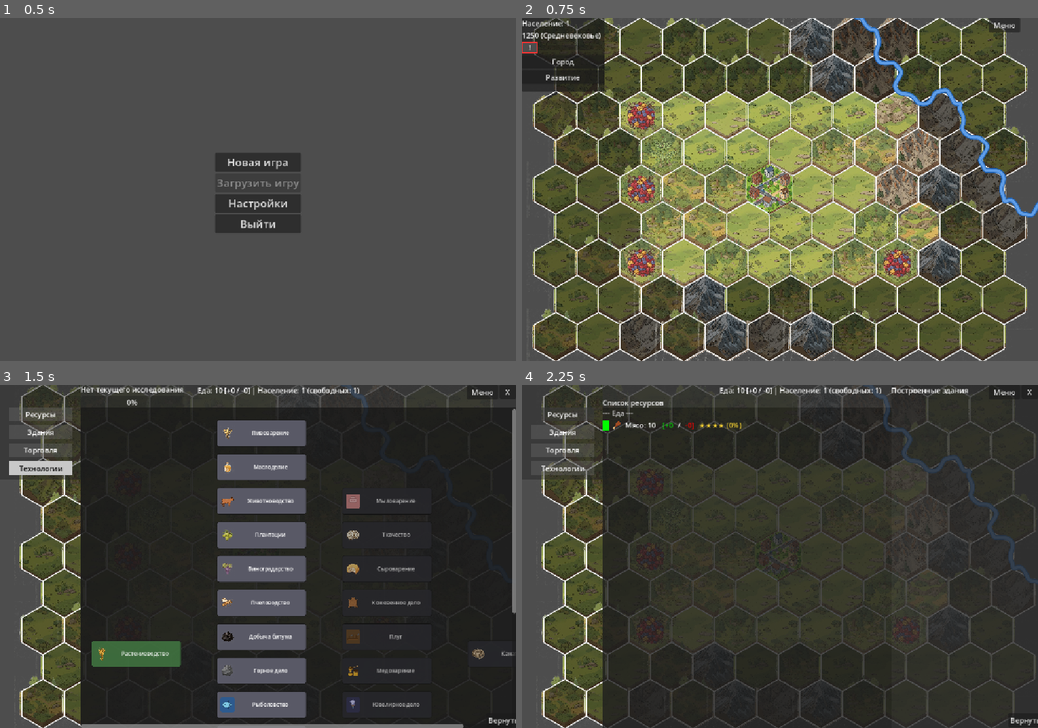
Above: before the commit, frames 1-4 (two rows, left to right).
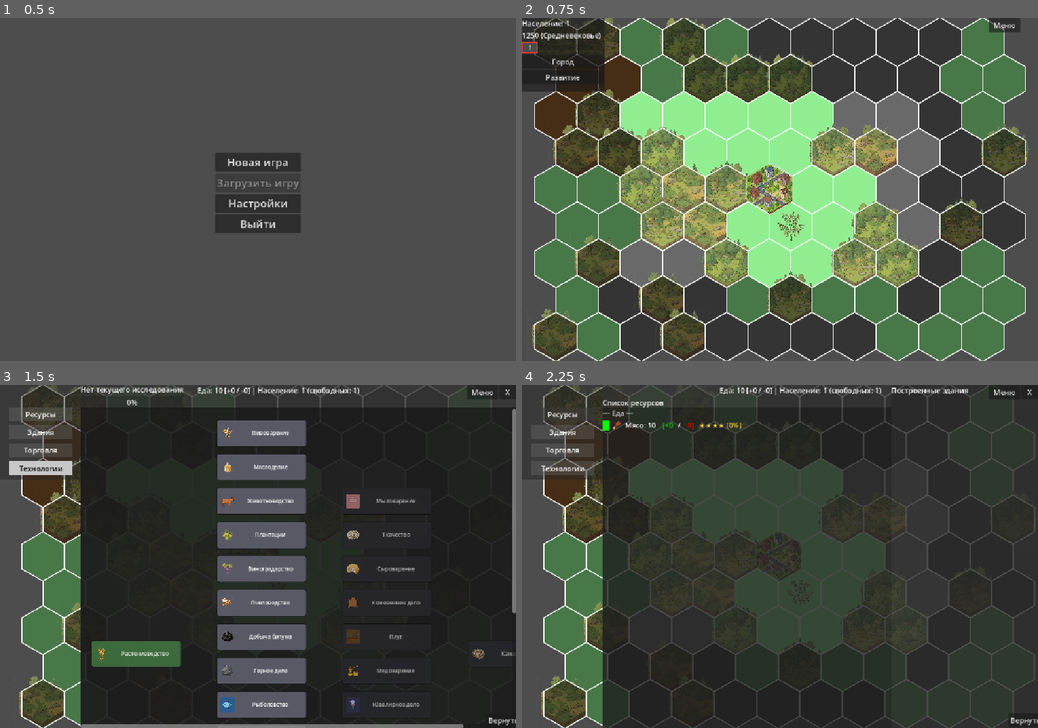
Above: after the commit, the same moments.

Repository: Night-Pryanik/The-City
Game: Godot game, scene res://scenes/main_menu.tscn
Same seed, same stepped clock (60 frames per second), same inputs: the game is played once before the commit and once after it.
Inputs (mouse positions are in pixels of both pictures, inside the frame that each line leads up to):
- Up to frame 1 (0.5 s): no input
- Up to frame 2 (0.75 s): click "Новая игра" at 0.5 s
- Up to frame 3 (1.5 s): click (10, 415) at 1.25 s
- Up to frame 4 (2.25 s): click "Ресурсы" at 2 s

Frame 1 is identical in both runs. In frame 2, 51% of the frame differs, in the area x 2-100%, y 0-100%; in frame 3, 4.2%; in frame 4, 6.3%.
Error after the commit: Invalid call to function 'place_wild_food' in base 'Node (map_generator.gd)'. Expected 7 argument(s). (res://scripts/main_map.gd:370)

Commit message:
JFA (улучшенный Вороной) и мультииндекс свободных гексов
Также ограничение спавна дикоросов и гарантированного стартового растения областью стартового Кольца.

Diff:
--- a/scripts/map_generator.gd
+++ b/scripts/map_generator.gd
@@ -53,16 +53,13 @@
             var c = randi() % cols
             centers.append({"r": r, "c": c, "terrain": terrain_id})
 
+    # Jump Flood Algorithm (JFA): строим диаграмму Вороного за O(n log n)
+    # вместо наивного O(n * centers). Для карты 200x200 это ~2.5 млн операций
+    # вместо ~73 млн, что ускоряет генерацию рельефа в десятки раз.
+    var voronoi = _jump_flood_voronoi(rows, cols, centers)
     for row in range(rows):
         for col in range(cols):
-            var min_dist = 999999
-            var nearest = "plain"
-            for center in centers:
-                var d = HexUtils.hex_distance(row, col, center.r, center.c)
-                if d < min_dist:
-                    min_dist = d
-                    nearest = center.terrain
-            tile_data[row][col]["terrain"] = nearest
+            tile_data[row][col]["terrain"] = voronoi[row][col]
 
     # --- Покров (cover): генерируем ПОСЛЕ рельефа, с учётом terrain ---
     # Вероятности покрова для каждого типа местности заданы в terrains.json
@@ -72,13 +69,18 @@
             var terrain_id = tile_data[row][col]["terrain"]
             tile_data[row][col]["cover"] = _roll_cover(terrain_id)
 
+    # Мультииндекс свободных гексов по (terrain, cover) — для быстрого
+    # размещения ресурсов без полного сканирования карты на каждый ресурс.
+    # Строится ОДИН раз и обновляется по мере занятия гексов ресурсами.
+    var hex_index = _build_hex_index(tile_data, rows, cols, city_row, city_col)
+
     # --- Животные ---
     var animal_resources = {}
     for rid in raw_res.keys():
         var r = raw_res[rid]
         if r.get("category", "") == "animals":
             animal_resources[rid] = r
-    _place_resources(tile_data, animal_resources, rows, cols, city_row, city_col)
+    _place_resources(tile_data, animal_resources, rows, cols, city_row, city_col, hex_index)
 
     # --- Растения ---
     var plant_resources = {}
@@ -86,7 +88,7 @@
         var r = raw_res[rid]
         if r.get("category", "") == "plants":
             plant_resources[rid] = r
-    _place_resources(tile_data, plant_resources, rows, cols, city_row, city_col)
+    _place_resources(tile_data, plant_resources, rows, cols, city_row, city_col, hex_index)
 
     # --- Минералы ---
     var mineral_resources = {}
@@ -94,13 +96,142 @@
         var r = raw_res[rid]
         if r.get("category", "") == "minerals":
             mineral_resources[rid] = r
-    _place_resources(tile_data, mineral_resources, rows, cols, city_row, city_col)
+    _place_resources(tile_data, mineral_resources, rows, cols, city_row, city_col, hex_index)
 
     # --- Ресурсы, открываемые технологиями (НЕ генерируются здесь) ---
     # Они спавнятся динамически после изучения соответствующей технологии
     # (см. CityData.spawn_resource_on_tech_research).
 
     return tile_data
+
+# Jump Flood Algorithm (JFA) для построения диаграммы Вороного на
+# гексагональной сетке (odd-r). Сложность O(rows * cols * log2(max(rows, cols)))
+# вместо наивного O(rows * cols * centers.size()).
+# Возвращает 2D-массив terrain_id для каждой клетки.
+func _jump_flood_voronoi(rows: int, cols: int, centers: Array) -> Array:
+    # Сетка индексов ближайших центров (-1 = пусто).
+    var grid = []
+    for r in range(rows):
+        var row_arr = []
+        row_arr.resize(cols)
+        row_arr.fill(-1)
+        grid.append(row_arr)
+
+    # Предвычисляем q-координаты центров (для быстрого hex_distance).
+    var center_q = []
+    for ci in range(centers.size()):
+        var center = centers[ci]
+        center_q.append(center.c - ((center.r - (center.r & 1)) >> 1))
+
+    # Размещаем центры в сетке.
+    for ci in range(centers.size()):
+        var center = centers[ci]
+        grid[center.r][center.c] = ci
+
+    # Начальный шаг: наибольшая степень двойки, не превосходящая max(rows, cols).
+    var max_dim = maxi(rows, cols)
+    var step = 1
+    while step * 2 <= max_dim:
+        step *= 2
+
+    # 8 направлений JFA (прямоугольный шаблон).
+    var dirs = [
+        Vector2i(-1, -1), Vector2i(-1, 0), Vector2i(-1, 1),
+        Vector2i(0, -1), Vector2i(0, 1),
+        Vector2i(1, -1), Vector2i(1, 0), Vector2i(1, 1)
+    ]
+
+    # Двойная буферизация (ping-pong), чтобы информация распространялась
+    # ровно на один "прыжок" за итерацию.
+    var read_grid = grid
+    var write_grid = []
+    for r in range(rows):
+        var row_arr = []
+        row_arr.resize(cols)
+        row_arr.fill(-1)
+        write_grid.append(row_arr)
+
+    while step >= 1:
+        for r in range(rows):
+            var q_base = (r - (r & 1)) >> 1
+            for c in range(cols):
+                var q = c - q_base
+                var best_ci = read_grid[r][c]
+                var best_dist = INF
+                if best_ci >= 0:
+                    var cr = centers[best_ci].r
+                    var cq = center_q[best_ci]
+                    best_dist = (abs(q - cq) + abs(r - cr) + abs((q + r) - (cq + cr))) >> 1
+                for d in dirs:
+                    var nr = r + d.x * step
+                    var nc = c + d.y * step
+                    if nr < 0 or nr >= rows or nc < 0 or nc >= cols:
+                        continue
+                    var neighbor_ci = read_grid[nr][nc]
+                    if neighbor_ci < 0:
+                        continue
+                    var ncr = centers[neighbor_ci].r
+                    var ncq = center_q[neighbor_ci]
+                    var dist = (abs(q - ncq) + abs(r - ncr) + abs((q + r) - (ncq + ncr))) >> 1
+                    if dist < best_dist:
+                        best_dist = dist
+                        best_ci = neighbor_ci
+                write_grid[r][c] = best_ci
+        # Меняем буферы местами.
+        var tmp = read_grid
+        read_grid = write_grid
+        write_grid = tmp
+        step >>= 1
+
+    # Финальный проход по 6 гексагональным соседям: убирает артефакты
+    # прямоугольного шаблона JFA и доводит границы до гексагональной метрики.
+    var even_dirs = [
+        Vector2i(0, -1), Vector2i(0, 1),
+        Vector2i(-1, -1), Vector2i(-1, 0),
+        Vector2i(1, -1), Vector2i(1, 0)
+    ]
+    var odd_dirs = [
+        Vector2i(0, -1), Vector2i(0, 1),
+        Vector2i(-1, 0), Vector2i(-1, 1),
+        Vector2i(1, 0), Vector2i(1, 1)
+    ]
+    for r in range(rows):
+        var row_dirs = even_dirs if r % 2 == 0 else odd_dirs
+        var q_base = (r - (r & 1)) >> 1
+        for c in range(cols):
+            var q = c - q_base
+            var best_ci = read_grid[r][c]
+            var best_dist = INF
+            if best_ci >= 0:
+                var cr = centers[best_ci].r
+                var cq = center_q[best_ci]
+                best_dist = (abs(q - cq) + abs(r - cr) + abs((q + r) - (cq + cr))) >> 1
+            for d in row_dirs:
+                var nr = r + d.x
+                var nc = c + d.y
+                if nr < 0 or nr >= rows or nc < 0 or nc >= cols:
+                    continue
+                var neighbor_ci = read_grid[nr][nc]
+                if neighbor_ci < 0:
+                    continue
+                var ncr = centers[neighbor_ci].r
+                var ncq = center_q[neighbor_ci]
+                var dist = (abs(q - ncq) + abs(r - ncr) + abs((q + r) - (ncq + ncr))) >> 1
+                if dist < best_dist:
+                    best_dist = dist
+                    best_ci = neighbor_ci
+            read_grid[r][c] = best_ci
+
+    # Преобразуем индексы центров в terrain_id.
+    var result = []
+    for r in range(rows):
+        var row_arr = []
+        row_arr.resize(cols)
+        for c in range(cols):
+            var ci = read_grid[r][c]
+            row_arr[c] = centers[ci].terrain if ci >= 0 else "plain"
+        result.append(row_arr)
+    return result
 
 # Выбирает покров (cover) для гекса с указанным типом местности по весам
 # из terrains.json (cover_chance). Если поле отсутствует или пустое —
@@ -123,7 +254,41 @@
             return cid
     return "none"
 
-func _place_resources(tile_data: Array, res_dict: Dictionary, rows: int, cols: int, city_row: int, city_col: int):
+# Строит мультииндекс свободных гексов по (terrain, cover).
+# Ключ: "terrain|cover" -> Array словарей {"row", "col"}.
+# Гексы рядом с городом (abs <= 1) исключаются, чтобы не мешать
+# стартовому строительству (как в исходном _place_resources).
+func _build_hex_index(tile_data: Array, rows: int, cols: int, city_row: int, city_col: int) -> Dictionary:
+    var index: Dictionary = {}
+    for r in range(rows):
+        for c in range(cols):
+            if abs(r - city_row) <= 1 and abs(c - city_col) <= 1:
+                continue
+            var tile = tile_data[r][c]
+            if tile.get("resource", null) != null:
+                continue
+            var terrain_id = tile.get("terrain", "plain")
+            var cover_id = tile.get("cover", "none")
+            var key = "%s|%s" % [terrain_id, cover_id]
+            if not index.has(key):
+                index[key] = []
+            index[key].append({"row": r, "col": c})
+    return index
+
+# Удаляет гекс из мультииндекса после занятия его ресурсом.
+func _remove_hex_from_index(hex_index: Dictionary, row: int, col: int, terrain_id: String, cover_id: String) -> void:
+    var key = "%s|%s" % [terrain_id, cover_id]
+    if not hex_index.has(key):
+        return
+    var arr: Array = hex_index[key]
+    for i in range(arr.size()):
+        if arr[i].row == row and arr[i].col == col:
+            arr.remove_at(i)
+            break
+    if arr.is_empty():
+        hex_index.erase(key)
+
+func _place_resources(tile_data: Array, res_dict: Dictionary, rows: int, cols: int, city_row: int, city_col: int, hex_index: Dictionary):
     if res_dict.size() == 0:
         return
     # Определяем количество видов: 50% шанс на 2, 30% шанс на 3
@@ -150,26 +315,34 @@
         # если шанс активации не выпал — ресурс исключается из спавна.
         if not HexUtils.spawn_conditions_met(data):
             continue
+        # Собираем кандидатов из мультииндекса: перебираем только комбинации
+        # (terrain, cover), разрешённые ресурсом, вместо полного сканирования карты.
         var possible = []
-        for r in range(rows):
-            for c in range(cols):
-                if abs(r - city_row) <= 1 and abs(c - city_col) <= 1:
-                    continue
-                if tile_data[r][c]["resource"] != null:
-                    continue
-                var terrain_id = tile_data[r][c]["terrain"]
-                var cover_id = tile_data[r][c].get("cover", "none")
-                if terrain_id in data.get("allowed_terrain", []) and cover_id in data.get("allowed_cover", []):
+        for terrain_id in data.get("allowed_terrain", []):
+            for cover_id in data.get("allowed_cover", []):
+                var key = "%s|%s" % [terrain_id, cover_id]
+                if not hex_index.has(key):
+                    continue
+                var arr: Array = hex_index[key]
+                for hex in arr:
                     # Фильтруем гексы по геометрическим условиям spawn_conditions.
-                    if HexUtils.is_hex_conditions_met(tile_data, r, c, data):
-                        possible.append({"row": r, "col": c})
+                    if HexUtils.is_hex_conditions_met(tile_data, hex.row, hex.col, data):
+                        possible.append(hex)
         if possible.size() > 0:
             var hex = possible[randi() % possible.size()]
             tile_data[hex.row][hex.col]["resource"] = res_id
             # Задаём случайное качество ресурсу при спавне.
             tile_data[hex.row][hex.col]["quality"] = GameData.roll_quality()
-
-func place_wild_food(tile_data: Array, rows: int, cols: int, city_row: int, city_col: int):
+            # Убираем занятый гекс из индекса, чтобы его не выбрал другой ресурс.
+            _remove_hex_from_index(hex_index, hex.row, hex.col,
+                    tile_data[hex.row][hex.col]["terrain"], tile_data[hex.row][hex.col].get("cover", "none"))
+
+# Размещает дикоросы ТОЛЬКО внутри стартового Кольца Влияния.
+# Вызывается один раз при старте новой игры (из main_map._initialize_map).
+# Границы (min_row..max_row, min_col..max_col) — это стартовое Кольцо,
+# поэтому дикоросы гарантированно не появляются за его пределами
+# и не пересоздаются после старта.
+func place_wild_food(tile_data: Array, min_row: int, max_row: int, min_col: int, max_col: int, city_row: int, city_col: int):
     var count = randi_range(2, 4)
     var wild_id = "wild_food"
     if not GameData.raw_resources.has(wild_id):
@@ -177,11 +350,8 @@
         return
     var wild_data = GameData.raw_resources[wild_id]
     var possible = []
-    for r in range(rows):
-        for c in range(cols):
-            # Только в Кольце Влияния
-            if not tile_data[r][c]["in_influence"]:
-                continue
+    for r in range(min_row, max_row + 1):
+        for c in range(min_col, max_col + 1):
             # Не слишком близко к городу (чтобы не мешать стартовому строительству)
             if abs(r - city_row) <= 2 and abs(c - city_col) <= 2:
                 continue
